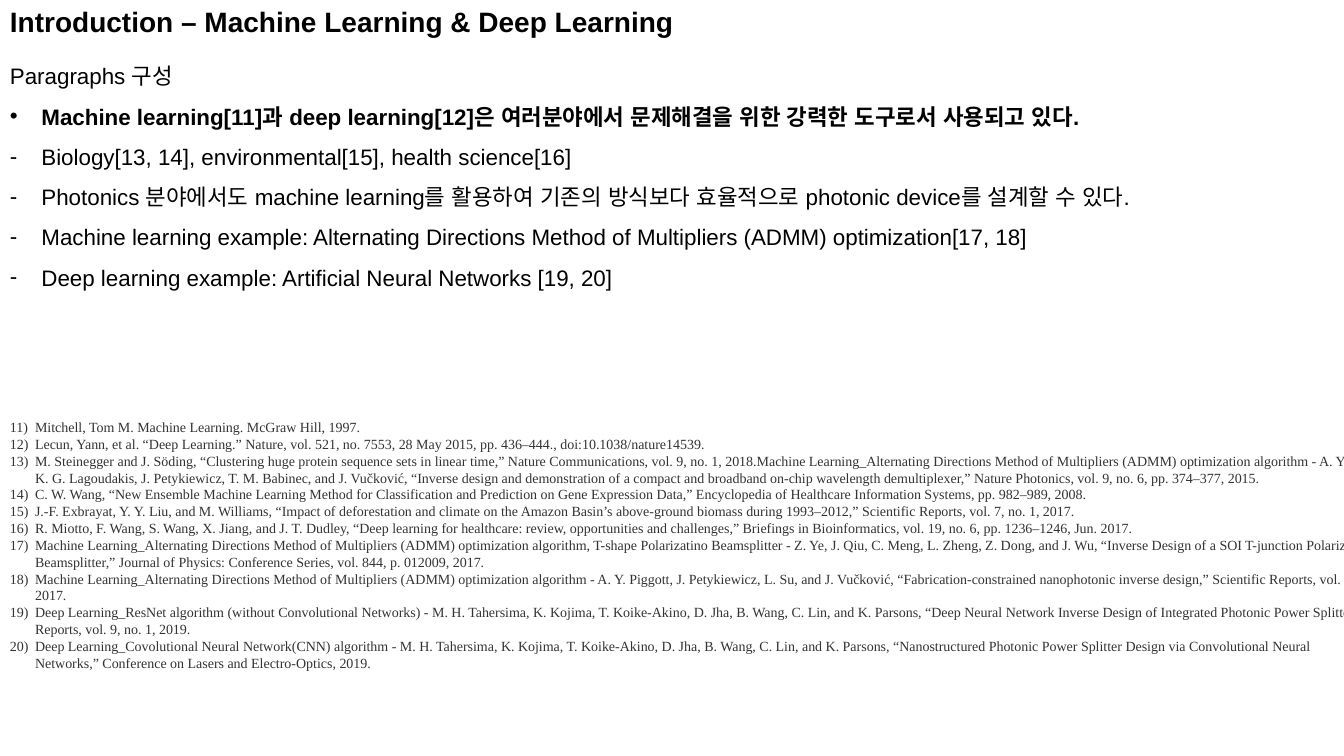
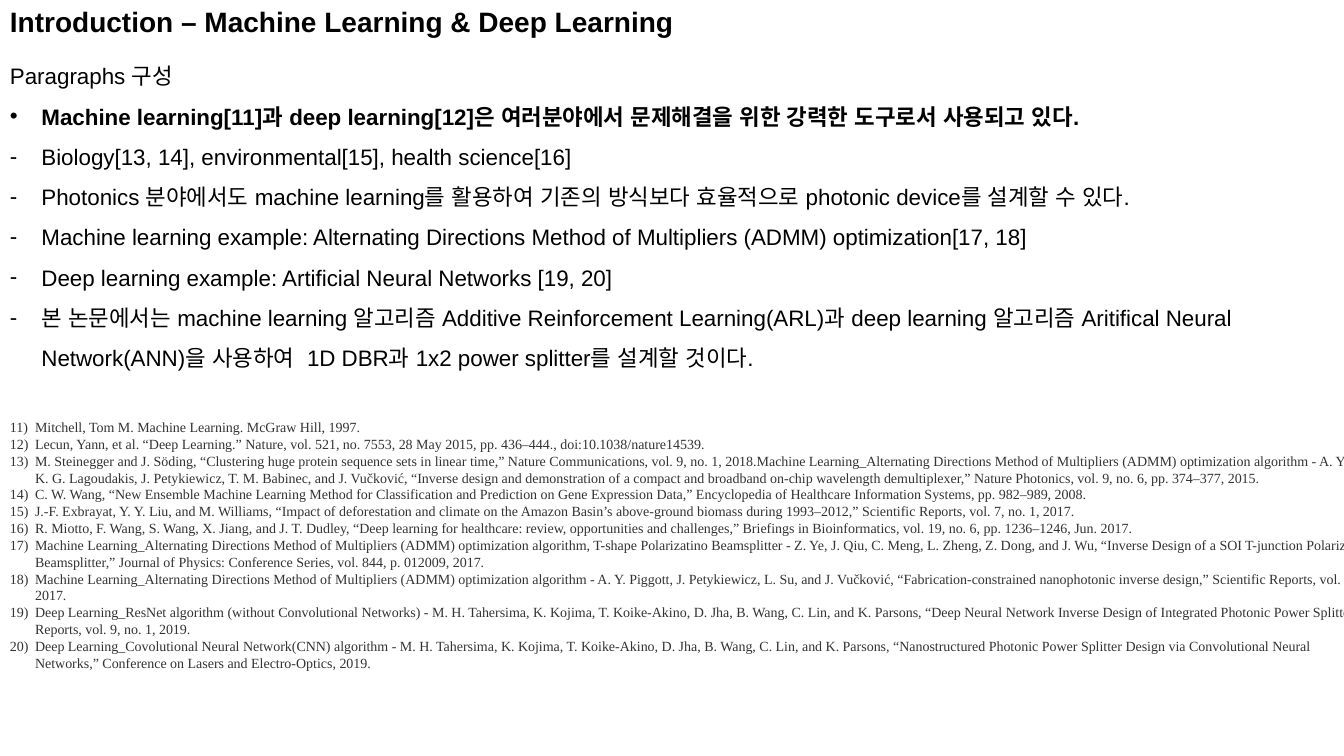
Before and after one commit to jglee96/NBTP_Lab, a slide deck: slide 2 of 개인/석사학위논문/Thesis Preparation.pptx. Drawn at 1344x756 pixels with LibreOffice and Linux fonts; fonts in the diff are those of the drawing. Boxes give left, top, right and bottom in pixels: in the first picture for what was removed or moved away, otherwise in the second. Text is boxed around its words. In the diff, an @@ line names an element or a change of style, - is before the commit and + after.

```diff
--- a/개인/석사학위논문/Thesis Preparation.pptx
+++ b/개인/석사학위논문/Thesis Preparation.pptx
@@ text at (41, 307, 1232, 371): paragraph added @@
+– 본 논문에서는 machine learning 알고리즘 Additive Reinforcement Learning(ARL)과 deep learning 알고리즘 Aritifical Neural Network(ANN)을 사용하여 1D DBR과 1x2 power splitter를 설계할 것이다.
```
Also in this commit, not shown: 6 other slides changed, 1 slide added, 1 slide removed, 1 other file.
